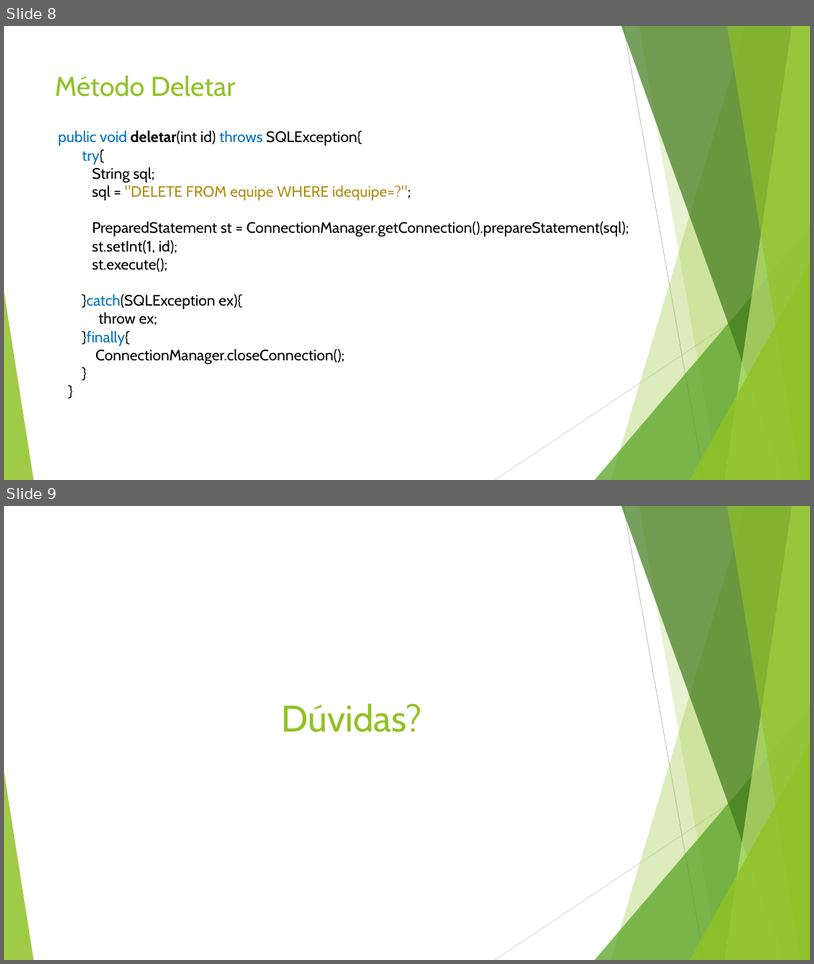
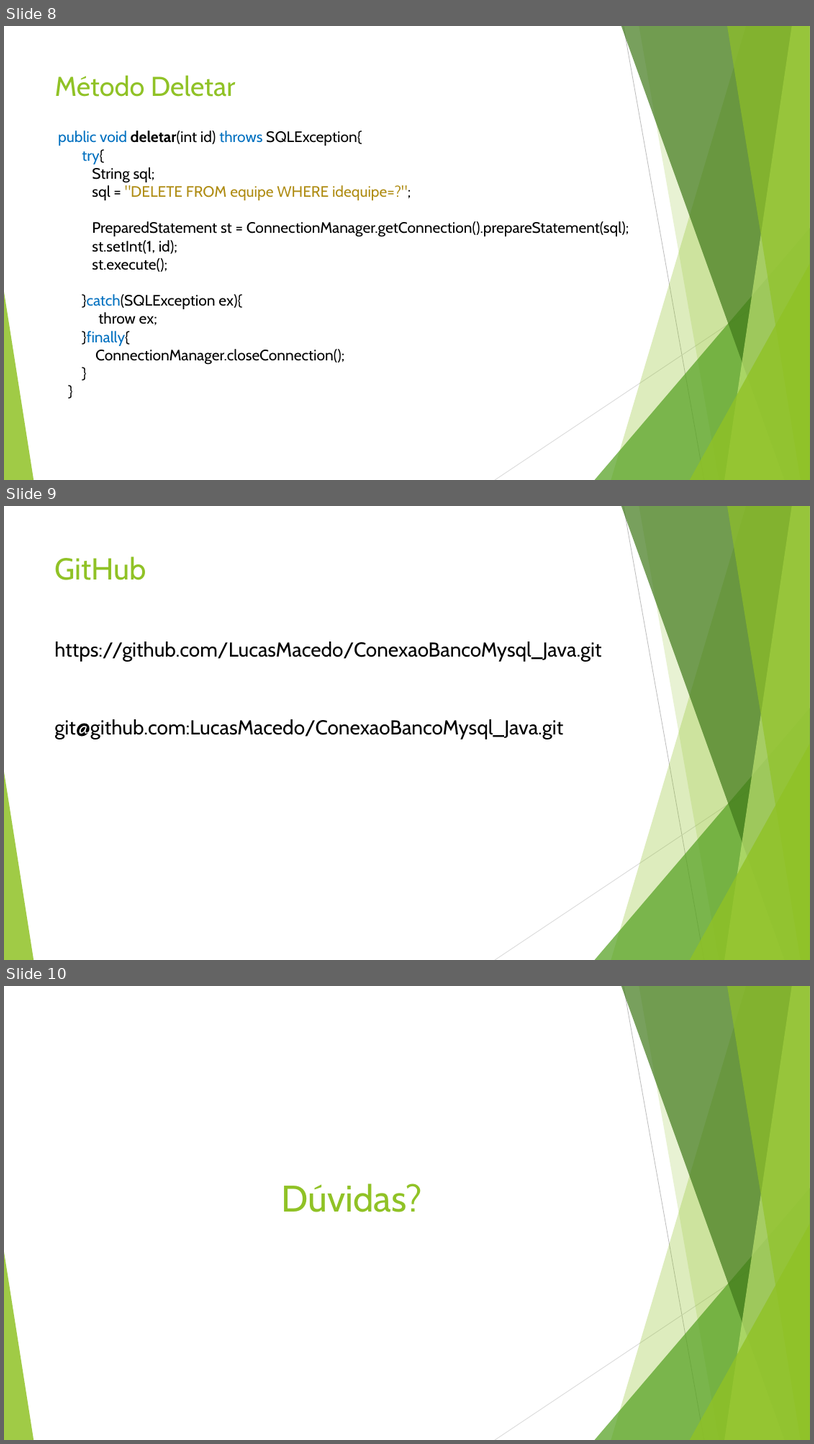
Before and after one commit to LucasMacedo/ConexaoBancoMysql_Java, a slide deck: Conexão com Banco de Dados.pptx. Shown one above the other, each under a label of ours: slides 8 and 9 before the commit, slides 8, 9 and 10 after it. The pictures are 814x964 and 814x1444 pixels, drawn with LibreOffice and Linux fonts; fonts in the diff are those of the drawing. Boxes give left, top, right and bottom in pixels: in the first picture for what was removed or moved away, otherwise in the second. Text is boxed around its words. In the diff, an @@ line names an element or a change of style, - is before the commit and + after.

Commit message:
Correção da Apresentação

```diff
--- a/Conexão com Banco de Dados.pptx
+++ b/Conexão com Banco de Dados.pptx
@@ slide 9 added at bbox=[4, 506, 810, 960], background #FFFFFF; not listed: 10 template elements that a slide beside it also shows @@
@@ title added at bbox=[55, 556, 147, 580], 36 pt, text #90C226 @@
+GitHub
@@ text added at bbox=[54, 641, 602, 661], 24 pt, text #000000 @@
+https://github.com/LucasMacedo/ConexaoBancoMysql_Java.git
@@ text added at bbox=[54, 719, 563, 739], 24 pt, text #000000 @@
+git@github.com:LucasMacedo/ConexaoBancoMysql_Java.git
@@ what was slide 9 is now slide 10 @@
```
